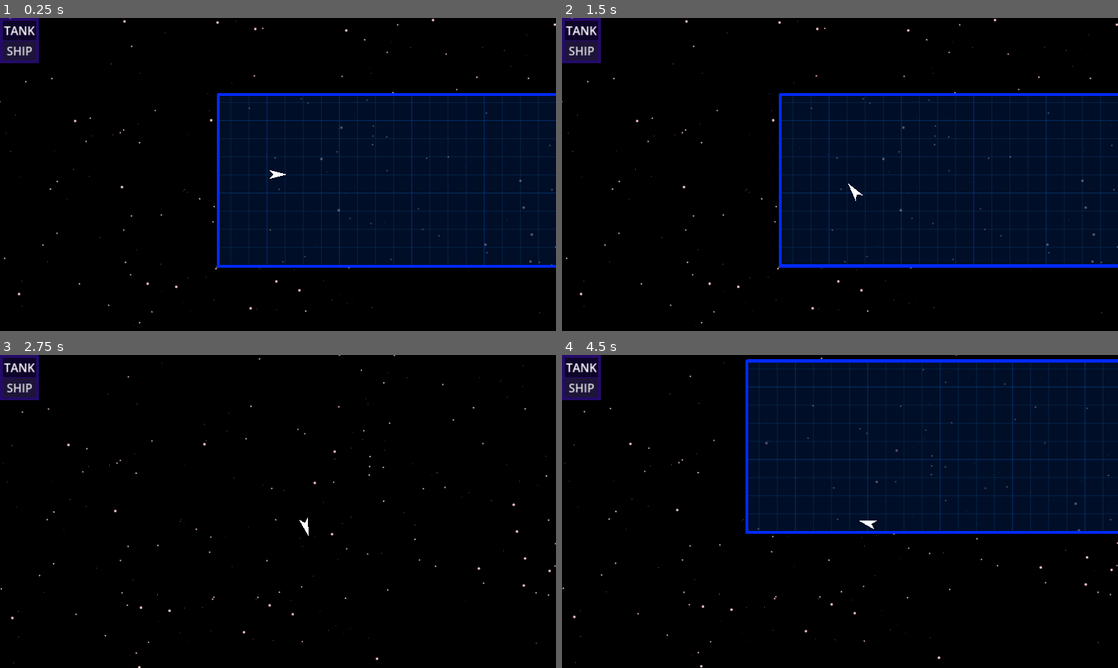
Above: before the commit, frames 1-4 (two rows, left to right).
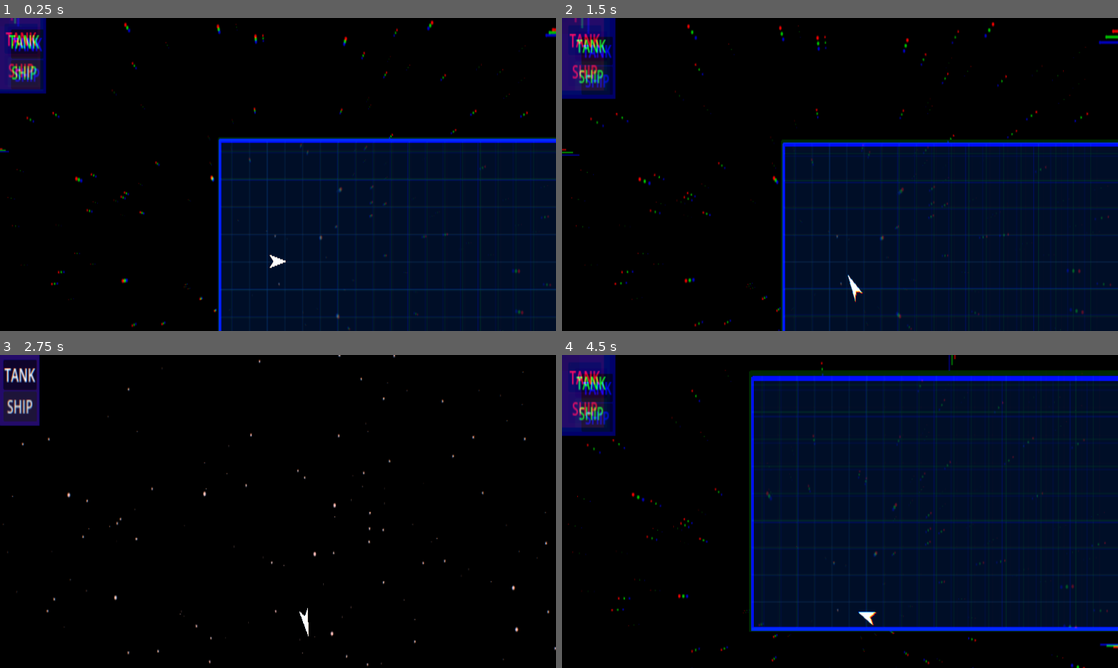
Above: after the commit, the same moments.

Repository: tripodsan/secrets-of-the-maze
Game: Godot game, scene res://scenes/main.tscn
Two runs of this game, one before a commit and one after it. Both use one fixed random seed, a clock stepped at 60 frames per second and the inputs below.
Inputs:
- Up to frame 1 (0.25 s): no input
- Up to frame 2 (1.5 s): hold Right (right) 0.53-1.28 s; tap Tab (switch) at 0.6, 1.35 s; hold S (backwd) from 1.28 s (still down)
- Up to frame 3 (2.75 s): release S (backwd) at 2.03 s; hold Right (right) from 2.03 s (still down); tap Tab (switch) at 2.1 s
- Up to frame 4 (4.5 s): release Right (right) at 2.78 s; hold Up (fwd) 2.78-3.53 s; tap Tab (switch) at 2.85, 3.6, 4.35 s; hold Left (left) from 3.53 s (still down)

The runs differ from the first frame. In frame 1, 27% of the frame differs, in the area x 0-100%, y 0-100%; in frame 2, 28%; in frame 3, 1.8%; in frame 4, 32%.

Commit message:
experiment: chromatic distortion

Diff:
--- a/scenes/level.gd
+++ b/scenes/level.gd
@@ -4,13 +4,17 @@
 @onready var red: Node2D = $red
 
 var _layer := Global.Layer.Blue
+var _chromatic_distortion_material
+var _chromatic_distortion := 0.0
 
 # Called when the node enters the scene tree for the first time.
 func _ready() -> void:
   Global.layer_selected.connect(_on_layer_selected)
   _on_layer_selected(_layer)
+  _chromatic_distortion_material = get_node("/root/main/CanvasLayer/ChromaticDistortion").material
 
 func _on_layer_selected(layer:Global.Layer):
+  _chromatic_distortion = 3.0
   blue.visible = layer == Global.Layer.Blue
   blue.process_mode = Node.PROCESS_MODE_INHERIT if layer == Global.Layer.Blue else PROCESS_MODE_DISABLED
   red.visible = layer == Global.Layer.Red
@@ -20,3 +24,6 @@
 func _process(delta: float) -> void:
   if Input.is_action_just_pressed('switch'):
     Global.layer_selected.emit((_layer + 1)%2)
+  if _chromatic_distortion > 0.01:
+    _chromatic_distortion *= 0.9
+    _chromatic_distortion_material.set_shader_parameter("amount", _chromatic_distortion);
--- a/scenes/main.tscn
+++ b/scenes/main.tscn
@@ -9,11 +9,16 @@
 [ext_resource type="Texture2D" uid="uid://dvhjryb3vy68e" path="res://assets/start_bg0.png" id="5_hcqio"]
 [ext_resource type="Script" path="res://scenes/level.gd" id="5_ummob"]
 [ext_resource type="Shader" path="res://shaders/grid.gdshader" id="7_u1pgc"]
+[ext_resource type="Shader" path="res://shaders/chromatic_distortion.gdshader" id="10_rael0"]
 
 [sub_resource type="Environment" id="Environment_75w5p"]
 background_mode = 3
 ambient_light_source = 2
 glow_enabled = true
+
+[sub_resource type="ShaderMaterial" id="ShaderMaterial_r1g4g"]
+shader = ExtResource("10_rael0")
+shader_parameter/amount = 0.4
 
 [sub_resource type="ShaderMaterial" id="ShaderMaterial_fxd2r"]
 shader = ExtResource("7_u1pgc")
@@ -109,6 +114,18 @@
 text = "RED
 "
 
+[node name="ChromaticDistortion" type="ColorRect" parent="CanvasLayer"]
+material = SubResource("ShaderMaterial_r1g4g")
+custom_minimum_size = Vector2(1920, 1680)
+anchors_preset = 15
+anchor_right = 1.0
+anchor_bottom = 1.0
+offset_bottom = 600.0
+grow_horizontal = 2
+grow_vertical = 2
+size_flags_horizontal = 3
+size_flags_vertical = 3
+
 [node name="world" type="Node2D" parent="."]
 
 [node name="level0" type="Node2D" parent="world"]
--- /dev/null
+++ b/shaders/chromatic_distortion.gdshader
@@ -0,0 +1,17 @@
+shader_type canvas_item;
+
+uniform sampler2D SCREEN_TEXTURE: hint_screen_texture, filter_linear_mipmap;
+uniform float amount: hint_range(0.0, 5.0, 0.1);
+
+void fragment() {
+	vec2 center = UV.xy - vec2(0.5, 0.5);
+	vec2 dist_red = center * 0.01 * amount;
+	vec2 dist_green = center * 0.03 * amount;
+	vec2 dist_blue = center * 0.05 * amount;
+
+	float r = texture(SCREEN_TEXTURE, max(vec2(0.0, 0.0), min(vec2(1.0, 1.0), UV.xy + dist_red))).r;
+	float g = texture(SCREEN_TEXTURE, max(vec2(0.0, 0.0), min(vec2(1.0, 1.0), UV.xy + dist_green))).g;
+	float b = texture(SCREEN_TEXTURE, max(vec2(0.0, 0.0), min(vec2(1.0, 1.0), UV.xy + dist_blue))).b;
+	COLOR = vec4(r, g, b, 1.0);
+	// Called for every pixel the material is visible on.
+}
Not shown: 1 places in scenes/main.tscn that only renumber resources
